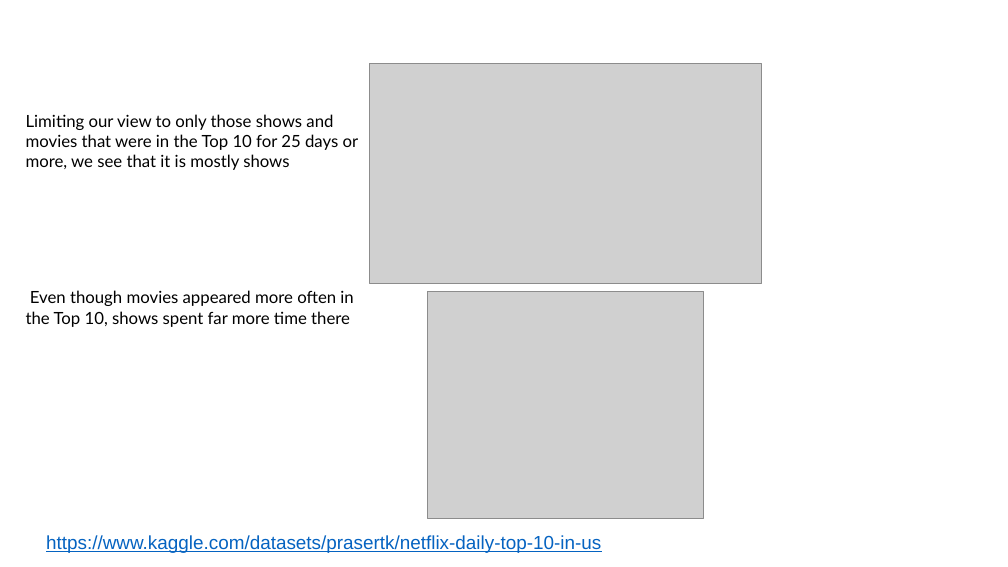
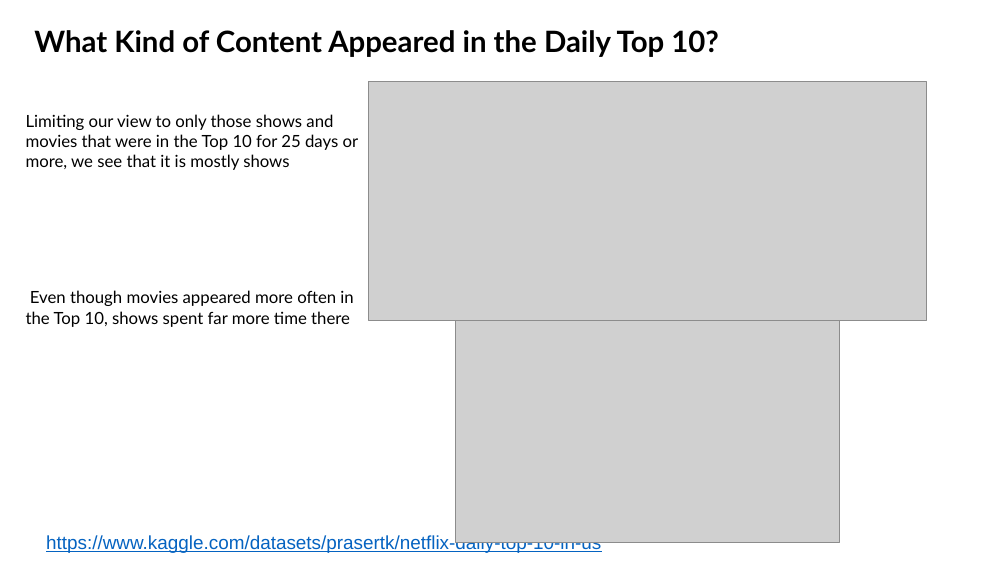
Before and after one commit to Costilrt/The-First-Project, a slide deck: slide 4 of matthews-slides.pptx. Drawn at 1008x567 pixels with LibreOffice and Linux fonts; fonts in the diff are those of the drawing; grey boxes stand for pictures; background and template pictures are left out. Boxes give left, top, right and bottom in pixels: in the first picture for what was removed or moved away, otherwise in the second. Text is boxed around its words. In the diff, an @@ line names an element or a change of style, - is before the commit and + after.

```diff
--- a/matthews-slides.pptx
+++ b/matthews-slides.pptx
@@ text added at (x1=34, y1=30, x2=719, y2=57), 28 pt, text #000000, bold @@
+What Kind of Content Appeared in the Daily Top 10?
@@ picture resized from (x1=369, y1=64, x2=761, y2=284) to (x1=368, y1=82, x2=927, y2=321) @@
@@ picture resized from (x1=427, y1=291, x2=703, y2=519) to (x1=456, y1=300, x2=840, y2=542) @@
```
Also in this commit, not shown: 3 other slides changed, 2 other files.
